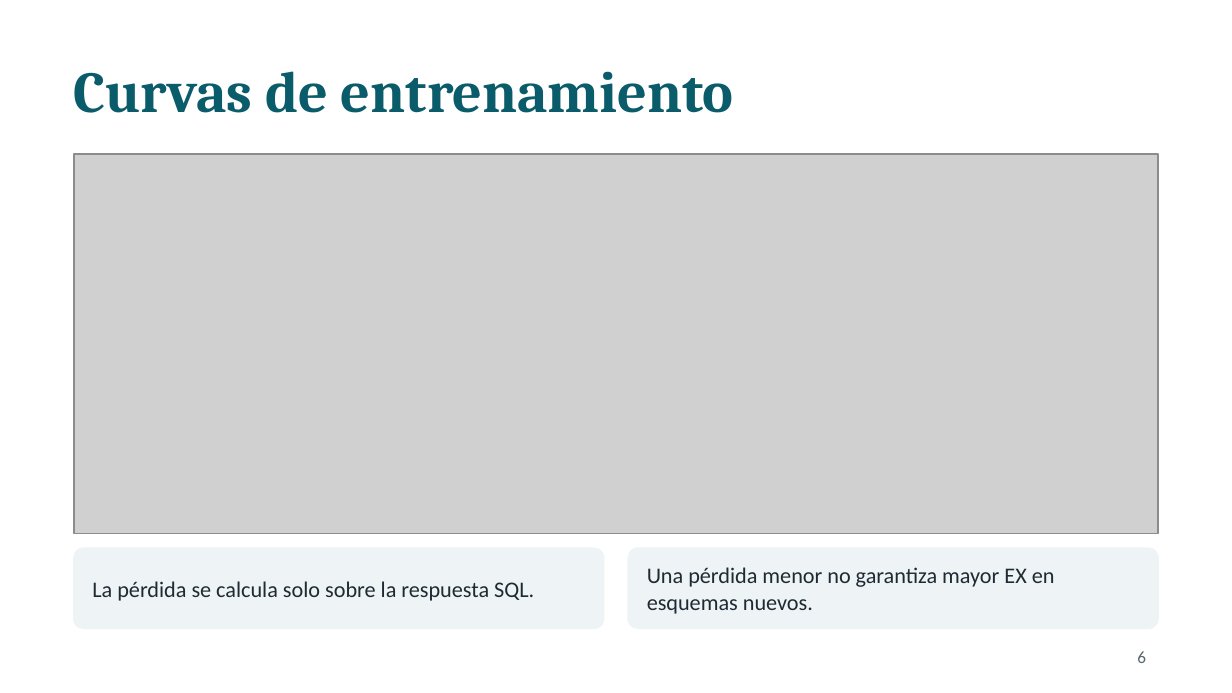
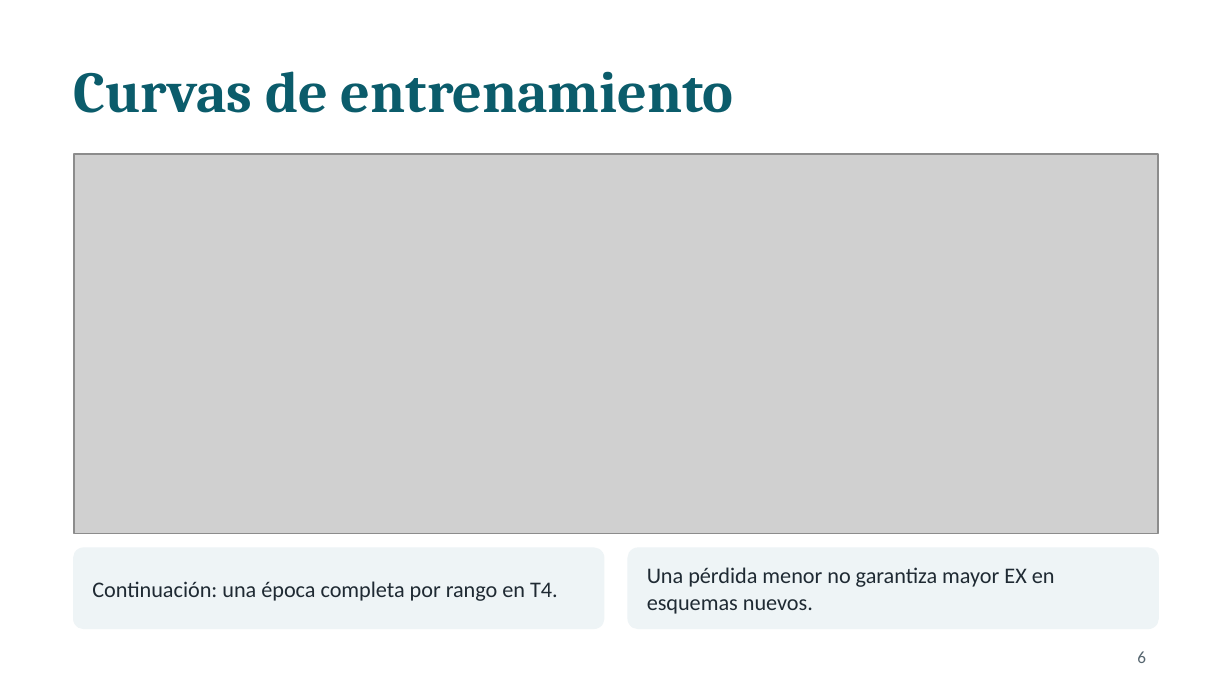
Before and after one commit to Anton17303/Deep-Learning, a slide deck: slide 6 of presentacion_proyecto.pptx. Drawn at 1232x693 pixels with LibreOffice and Linux fonts; fonts in the diff are those of the drawing; grey boxes stand for pictures. Boxes give left, top, right and bottom in pixels: in the first picture for what was removed or moved away, otherwise in the second. Text is boxed around its words. In the diff, an @@ line names an element or a change of style, - is before the commit and + after.

```diff
--- a/presentacion_proyecto.pptx
+++ b/presentacion_proyecto.pptx
@@ text at [92, 581, 558, 601]: text changed @@
-La pérdida se calcula solo sobre la respuesta SQL.
+Continuación: una época completa por rango en T4.
```
Also in this commit, not shown: 6 other slides changed, 5 other files.
